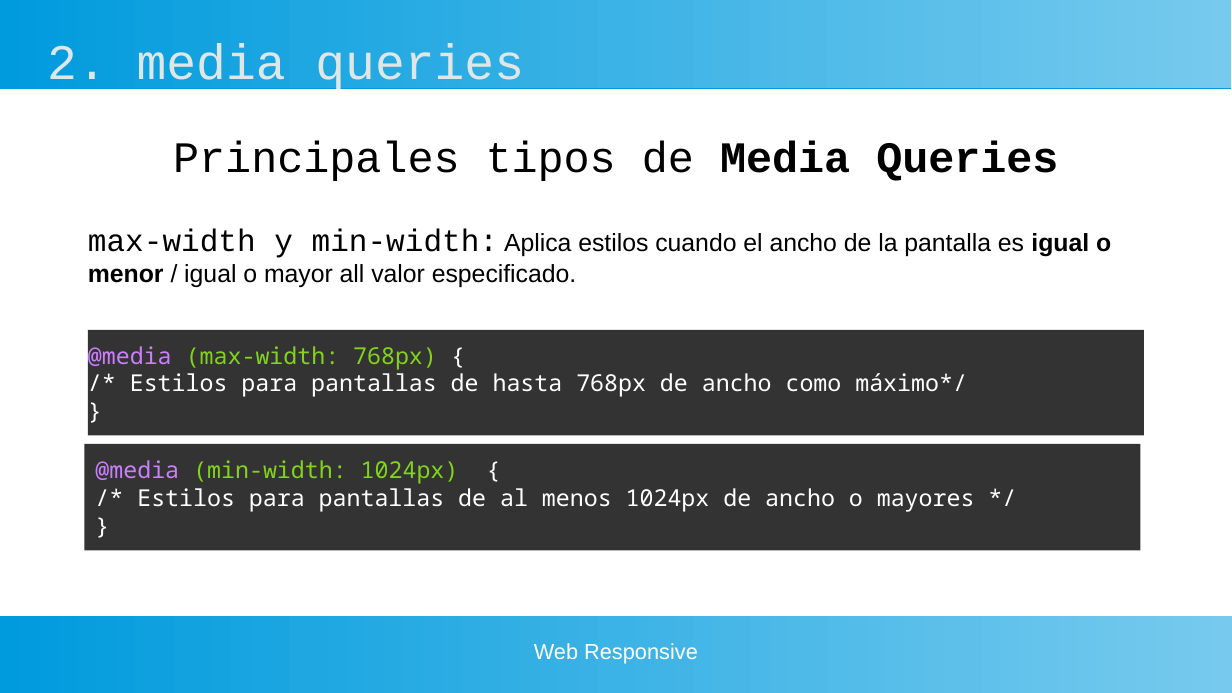
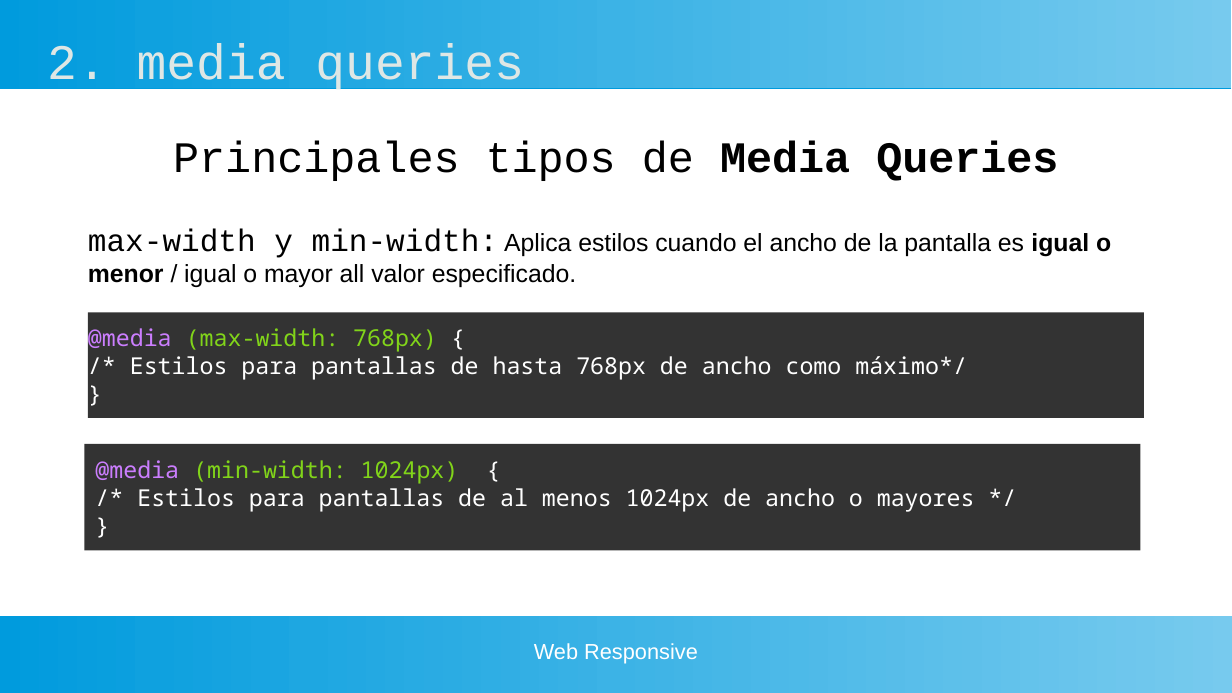
Before and after one commit to gaizkamg/HTML-CSS-Entregable, a slide deck: slide 12 of Presentacion/presentacion-responsive.odp. Drawn at 1232x693 pixels with LibreOffice and Linux fonts; fonts in the diff are those of the drawing. Boxes give left, top, right and bottom in pixels: in the first picture for what was removed or moved away, otherwise in the second. Text is boxed around its words. In the diff, an @@ line names an element or a change of style, - is before the commit and + after.

```diff
--- a/Presentacion/presentacion-responsive.odp
+++ b/Presentacion/presentacion-responsive.odp
@@ rectangle "@media (max-width: 768px) {": place and size @@
-rectangle "@media (max-width: 768px) {" at <box>88,330,1145,435</box>
+rectangle "@media (max-width: 768px) {" at <box>88,313,1145,418</box>
```
Also in this commit, not shown: 8 other slides changed, 5 other files.
